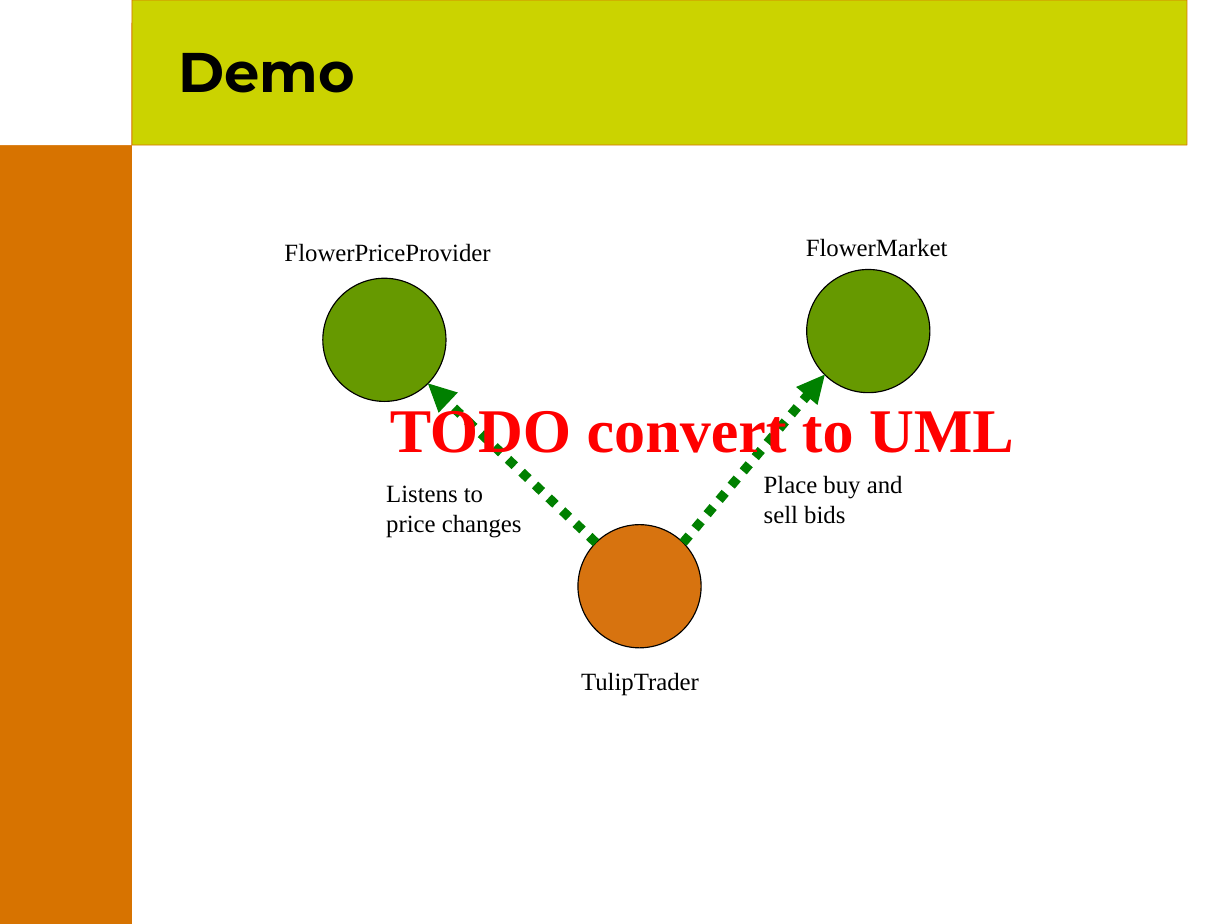
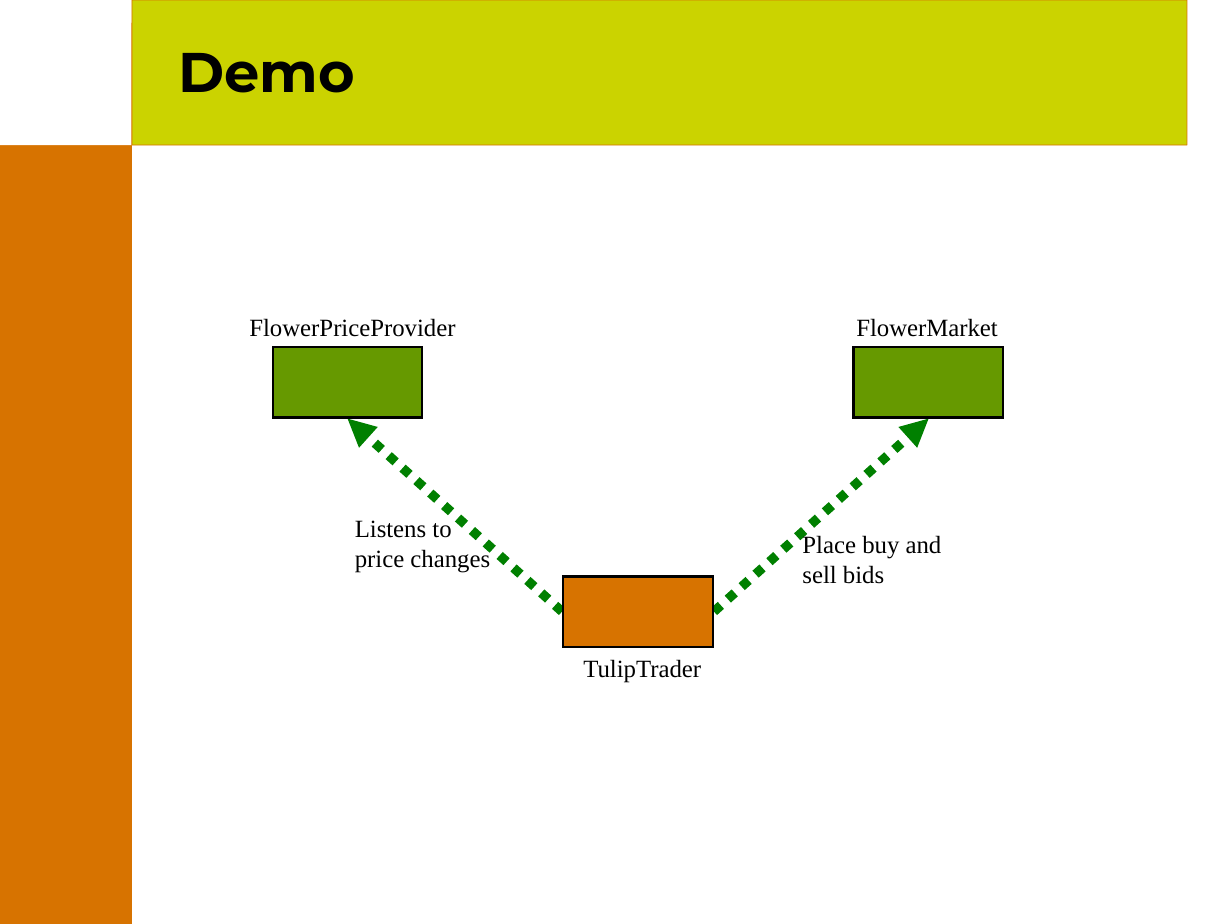
Before and after one commit to joehni/PicoContainer1-CVS, a slide deck: slide 19 of site/presentations/PicoContainer.ppt (slide 20 before the commit). Drawn at 1232x924 pixels with LibreOffice and Linux fonts; fonts in the diff are those of the drawing; background and template pictures are left out. Boxes give left, top, right and bottom in pixels: in the first picture for what was removed or moved away, otherwise in the second. Text is boxed around its words. In the diff, an @@ line names an element or a change of style, - is before the commit and + after.

```diff
--- a/site/presentations/PicoContainer.ppt
+++ b/site/presentations/PicoContainer.ppt
@@ ellipse removed at (807,269,930,392) @@
@@ ellipse removed at (323,278,446,401) @@
@@ text "FlowerPriceProvider": place and size @@
-text "FlowerPriceProvider" at (284,243,490,262)
+text "FlowerPriceProvider" at (249,318,455,337)
@@ text "FlowerMarket": place and size @@
-text "FlowerMarket" at (806,238,948,257)
+text "FlowerMarket" at (856,318,998,337)
@@ rectangle added at (273,348,423,418), fill #669900, outline #000000 1.5 pt @@
@@ rectangle added at (854,348,1004,418), fill #669900, outline #000000 1.5 pt @@
@@ arrow moved from (596, 543) - (428, 383) to (562, 612) - (348, 419) @@
@@ text removed at (390,404,1014,465) @@
-TODO convert to UML
@@ arrow moved from (683, 543) - (825, 375) to (714, 612) - (929, 419) @@
@@ text "Listens to": place and size @@
-text "Listens to" at (386,485,522,537)
+text "Listens to" at (355,520,490,573)
@@ ellipse removed at (578,524,701,647) @@
@@ text "Place buy and": place and size @@
-text "Place buy and" at (764,475,903,524)
+text "Place buy and" at (802,534,942,584)
@@ rectangle added at (563,577,713,647), fill #D77300, outline #000000 1.5 pt @@
@@ text "TulipTrader": place and size @@
-text "TulipTrader" at (581,672,699,695)
+text "TulipTrader" at (583,659,701,682)
```
Also in this commit, not shown: 14 other slides changed, 8 slides added, 4 slides removed.
